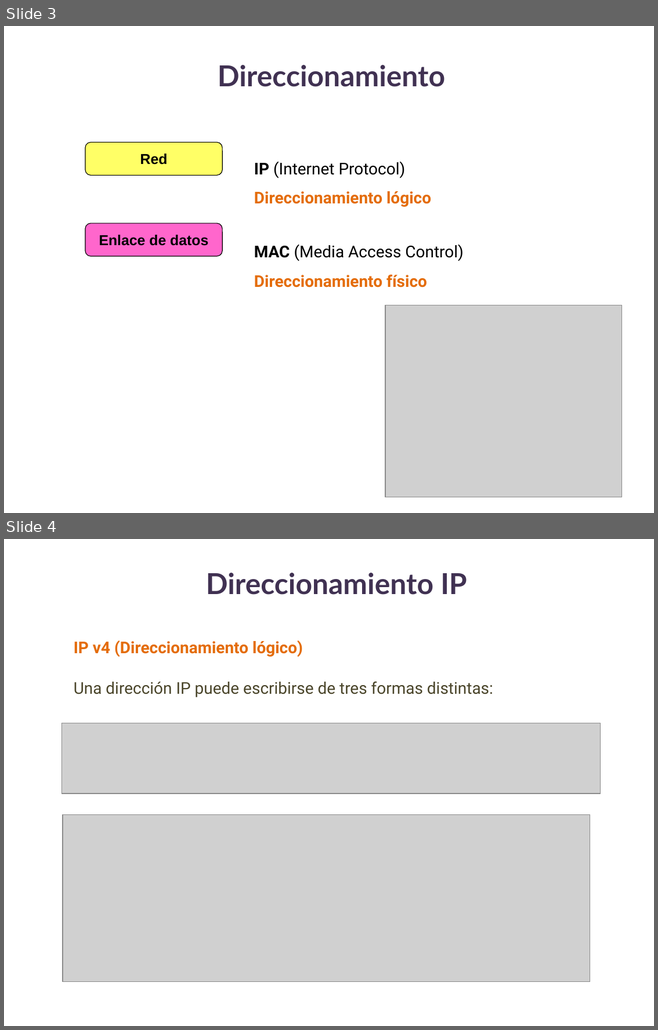
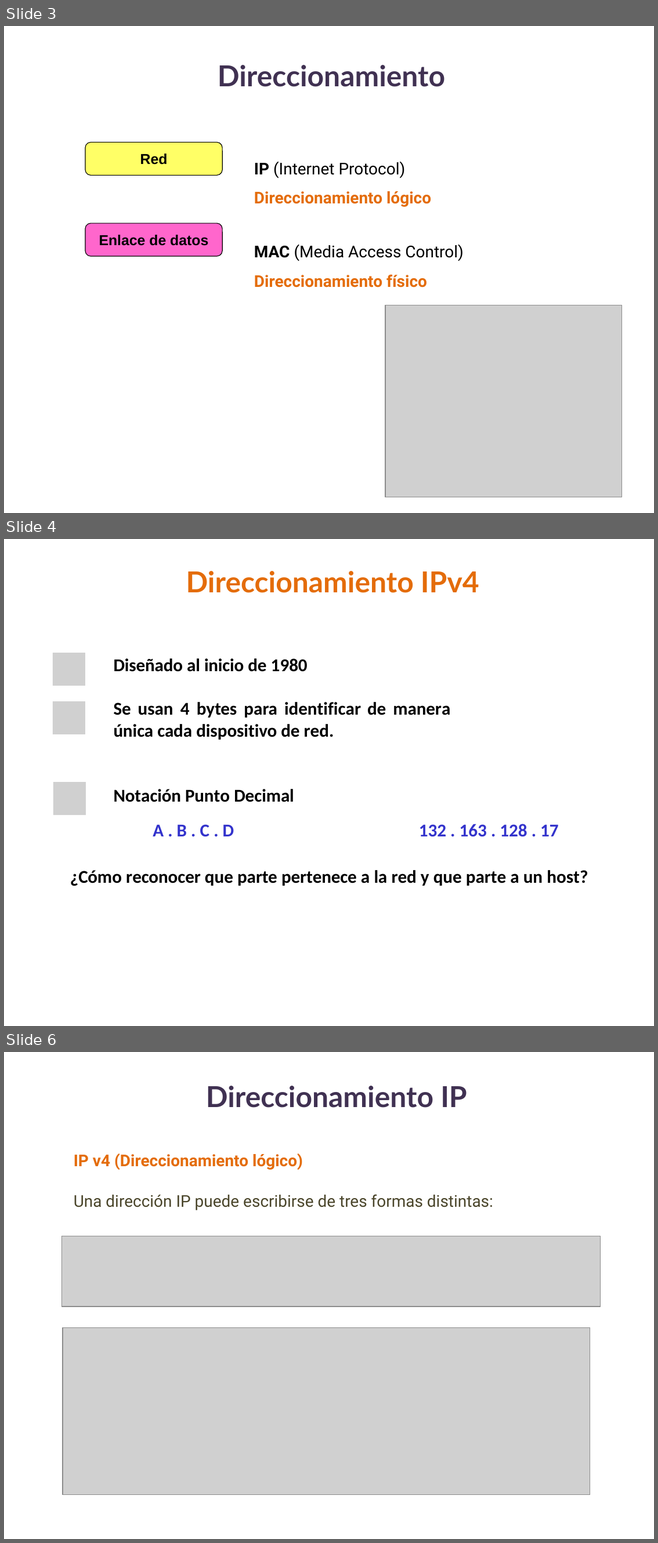
Before and after one commit to lizetheP/Redes1, a slide deck: Calendario2021/Presentaciones/5_Direccionamiento.pptx. Shown one above the other, each under a label of ours: slides 3 and 4 before the commit, slides 3, 4 and 6 after it; the slides between them are not shown. The pictures are 658x1030 and 658x1543 pixels, drawn with LibreOffice and Linux fonts; fonts in the diff are those of the drawing; grey boxes stand for pictures. Boxes give left, top, right and bottom in pixels: in the first picture for what was removed or moved away, otherwise in the second. Text is boxed around its words. In the diff, an @@ line names an element or a change of style, - is before the commit and + after.

```diff
--- a/Calendario2021/Presentaciones/5_Direccionamiento.pptx
+++ b/Calendario2021/Presentaciones/5_Direccionamiento.pptx
@@ slide 4 added at bbox=[4, 539, 654, 1026], background #FFFFFF @@
@@ text added at bbox=[186, 571, 479, 593], 32 pt, text #E46C0A, bold @@
+Direccionamiento IPv4
@@ picture added at bbox=[53, 653, 85, 686] @@
@@ text added at bbox=[70, 658, 587, 886], 20 pt, text #000000, bold @@
+Diseñado al inicio de 1980
+Se usan 4 bytes para identificar de manera
+única cada dispositivo de red.
+Notación Punto Decimal
+A . B . C . D 132 . 163 . 128 . 17
+¿Cómo reconocer que parte pertenece a la red y que parte a un host?
@@ picture added at bbox=[53, 701, 85, 734] @@
@@ picture added at bbox=[53, 782, 86, 815] @@
@@ what was slide 4 is now slide 6 @@
```
Also in this commit, not shown: 1 slide changed, 2 other slides added, 4 other files.
